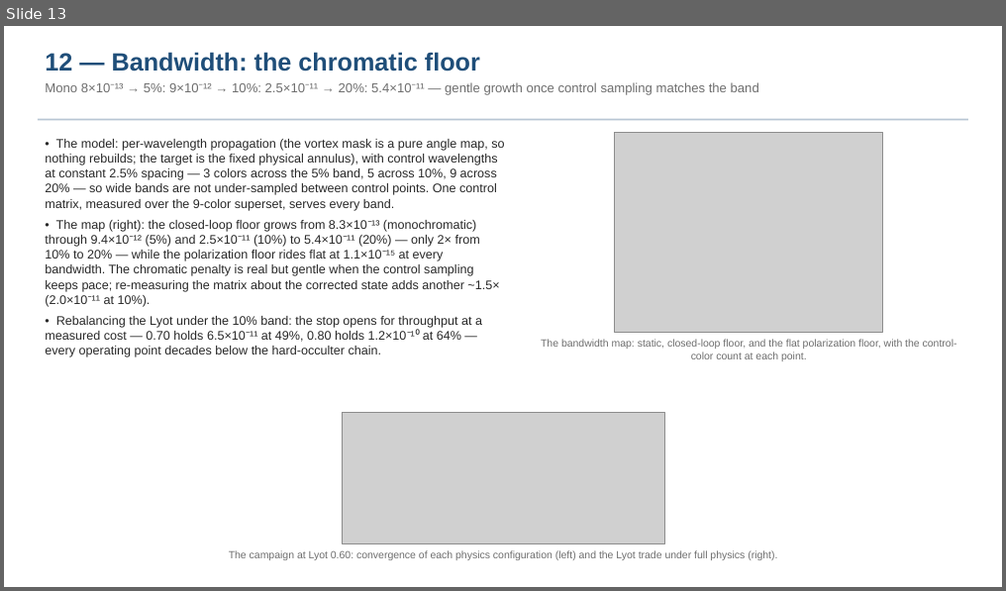
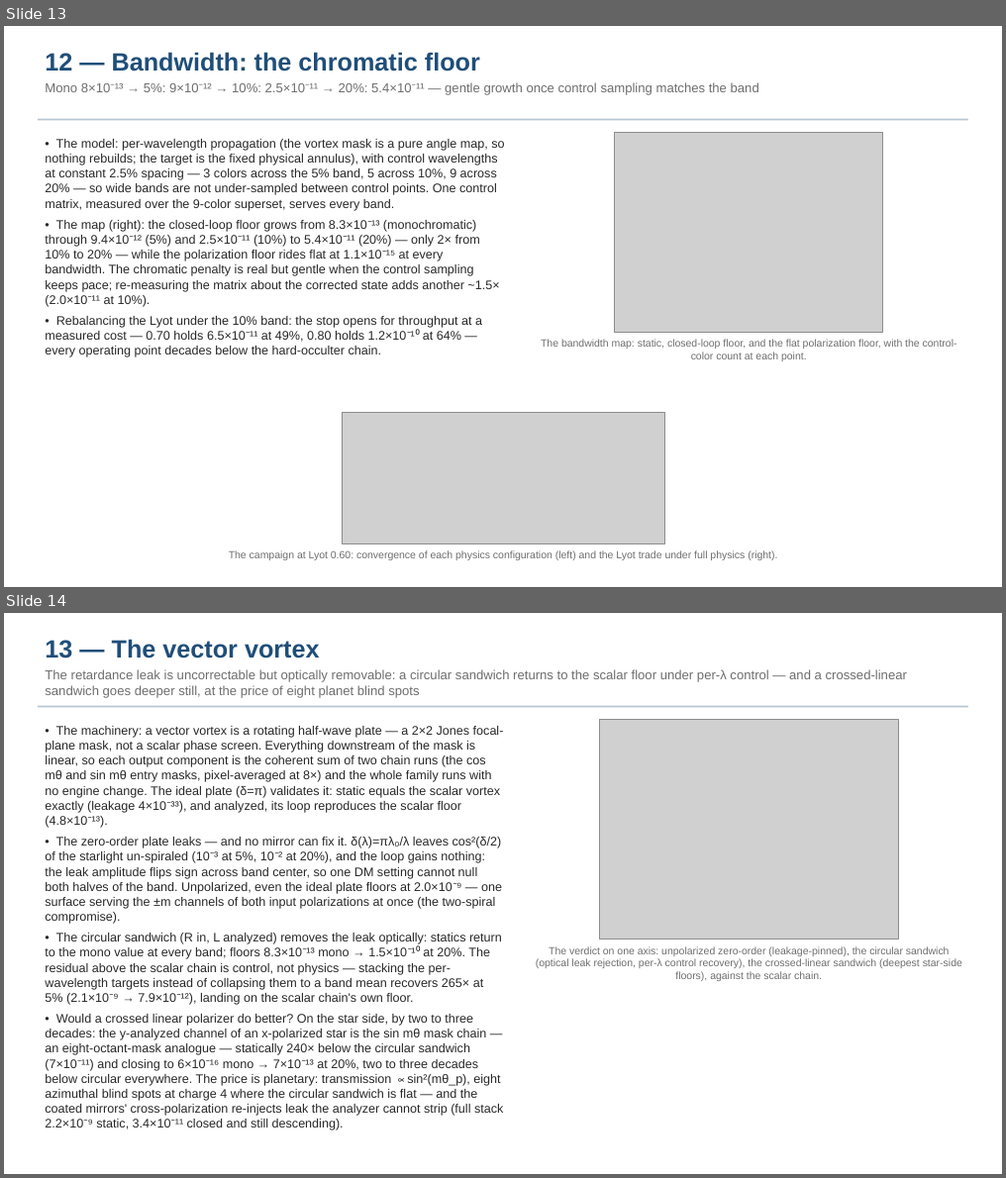
Before and after one commit to nasa-jpl/MACOS_resources, a slide deck: mmacos/templates/30_instruments/bench_ctb/deck_ctb.pptx. Shown one above the other, each under a label of ours: slide 13 before the commit, slides 13 and 14 after it. The pictures are 1006x591 and 1006x1178 pixels, drawn with LibreOffice and Linux fonts; fonts in the diff are those of the drawing; grey boxes stand for pictures. Boxes give left, top, right and bottom in pixels: in the first picture for what was removed or moved away, otherwise in the second. Text is boxed around its words. In the diff, an @@ line names an element or a change of style, - is before the commit and + after.

```diff
--- a/mmacos/templates/30_instruments/bench_ctb/deck_ctb.pptx
+++ b/mmacos/templates/30_instruments/bench_ctb/deck_ctb.pptx
@@ slide 14 added at (x1=4, y1=613, x2=1002, y2=1174), background #FFFFFF @@
@@ text added at (x1=45, y1=639, x2=907, y2=698), 12.5 pt, text #6E6E6E @@
+13 — The vector vortex
+The retardance leak is uncorrectable but optically removable: a circular sandwich returns to the scalar floor under per-λ control — and a crossed-linear sandwich goes deeper still, at the price of eight planet blind spots
@@ rectangle added at (x1=38, y1=706, x2=968, y2=707), fill #B8C6D4 @@
@@ text added at (x1=45, y1=726, x2=504, y2=1131), 12 pt, text #282828 @@
+• The machinery: a vector vortex is a rotating half-wave plate — a 2×2 Jones focal-plane mask, not a scalar phase screen. Everything downstream of the mask is linear, so each output component is the coherent sum of two chain runs (the cos mθ and sin mθ entry masks, pixel-averaged at 8×) and the whole family runs with no engine change. The ideal plate (δ=π) validates it: static equals the scalar vortex exactly (leakage 4×10⁻³³), and analyzed, its loop reproduces the scalar floor (4.8×10⁻¹³).
+• The zero-order plate leaks — and no mirror can fix it. δ(λ)=πλ₀/λ leaves cos²(δ/2) of the starlight un-spiraled (10⁻³ at 5%, 10⁻² at 20%), and the loop gains nothing: the leak amplitude flips sign across band center, so one DM setting cannot null both halves of the band. Unpolarized, even the ideal plate floors at 2.0×10⁻⁹ — one surface serving the ±m channels of both input polarizations at once (the two-spiral compromise).
+• The circular sandwich (R in, L analyzed) removes the leak optically: statics return to the mono value at every band; floors 8.3×10⁻¹³ mono → 1.5×10⁻¹⁰ at 20%. The residual above the scalar chain is control, not physics — stacking the per-wavelength targets instead of collapsing them to a band mean recovers 265× at 5% (2.1×10⁻⁹ → 7.9×10⁻¹²), landing on the scalar chain's own floor.
+• Would a crossed linear polarizer do better? On the star side, by two to three decades: the y-analyzed channel of an x-polarized star is the sin mθ mask chain — an eight-octant-mask analogue — statically 240× below the circular sandwich (7×10⁻¹¹) and closing to 6×10⁻¹⁶ mono → 7×10⁻¹³ at 20%, two to three decades below circular everywhere. The price is planetary: transmission ∝ sin²(mθ_p), eight azimuthal blind spots at charge 4 where the circular sandwich is flat — and the coated mirrors' cross-polarization re-injects leak the analyzer cannot strip (full stack 2.2×10⁻⁹ static, 3.4×10⁻¹¹ closed and still descending).
@@ picture added at (x1=599, y1=719, x2=898, y2=940) @@
@@ text added at (x1=536, y1=947, x2=962, y2=981), 10 pt, text #6E6E6E @@
+The verdict on one axis: unpolarized zero-order (leakage-pinned), the circular sandwich (optical leak rejection, per-λ control recovery), the crossed-linear sandwich (deepest star-side floors), against the scalar chain.
```
Also in this commit, not shown: 3 slides changed, 10 other files.
